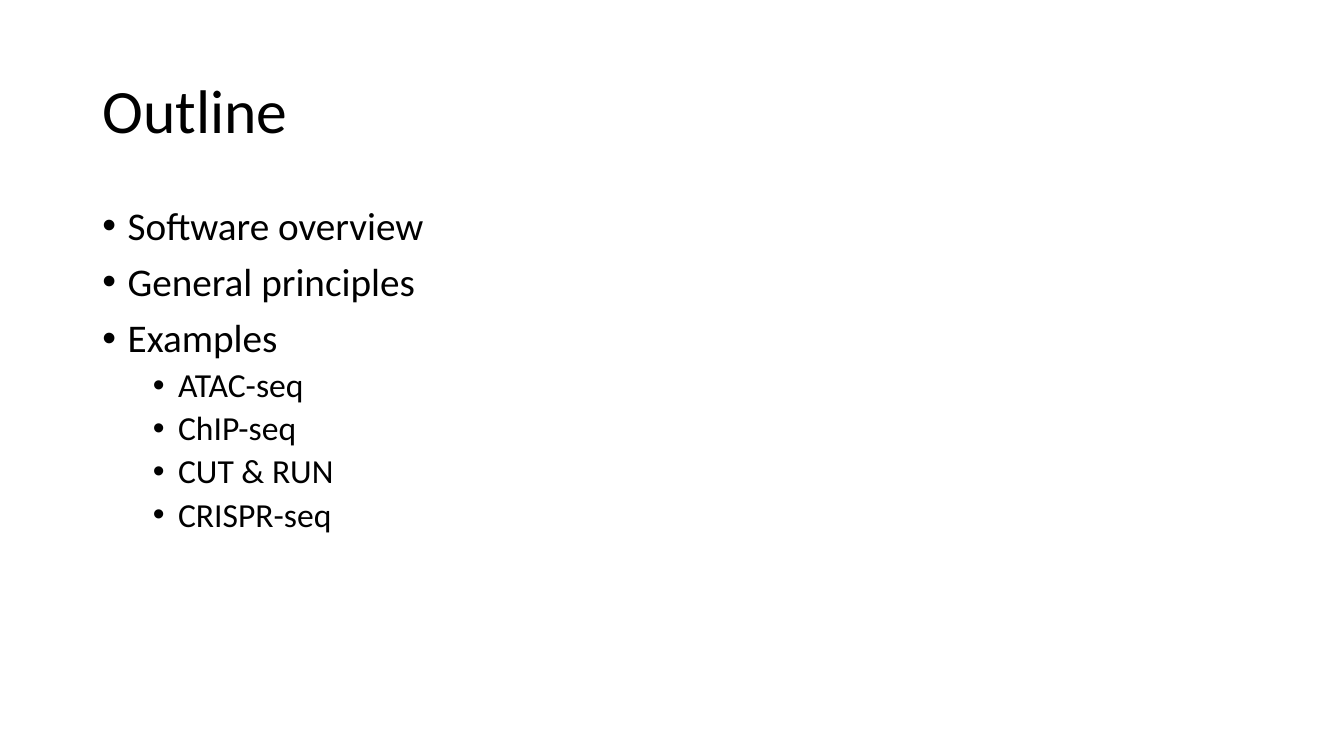
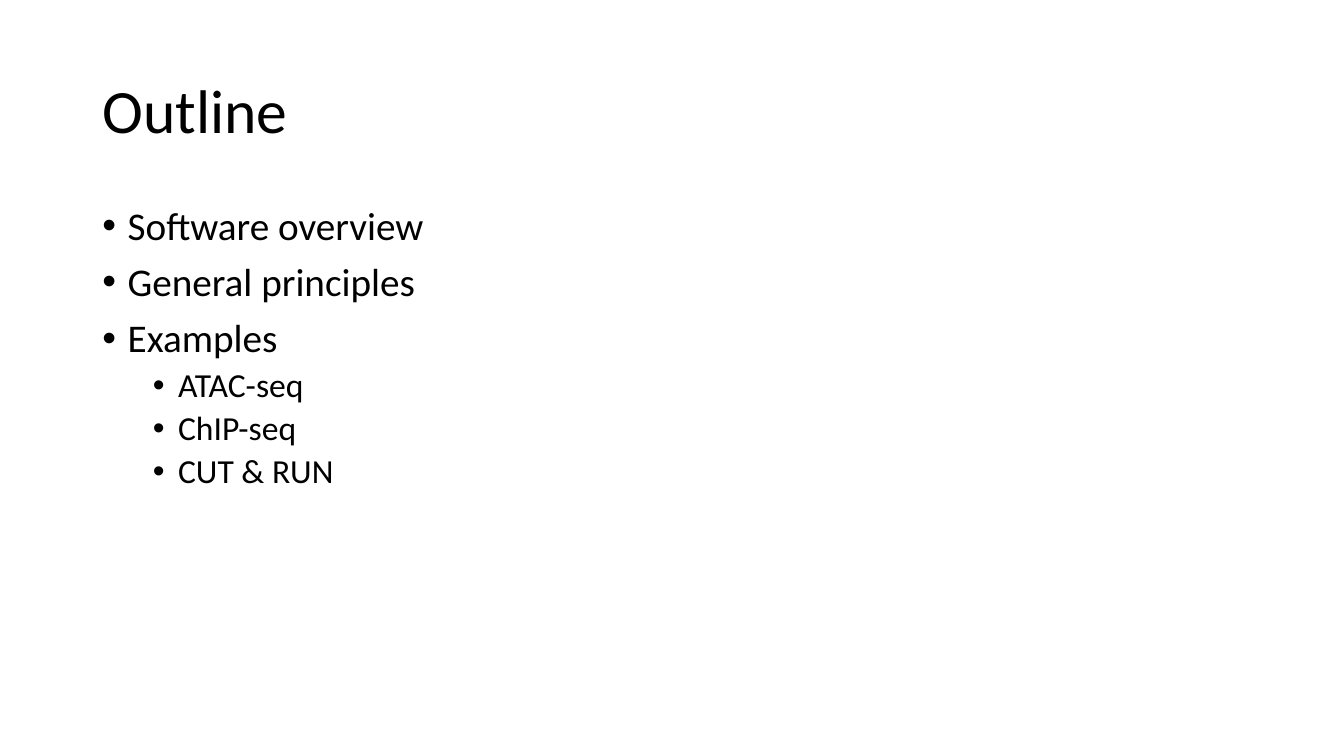
Before and after one commit to YichaoOU/HemTools, a slide deck: slide 2 of HemTools Tutorial.pptx. Drawn at 1344x756 pixels with LibreOffice and Linux fonts; fonts in the diff are those of the drawing. Boxes give left, top, right and bottom in pixels: in the first picture for what was removed or moved away, otherwise in the second. Text is boxed around its words. In the diff, an @@ line names an element or a change of style, - is before the commit and + after.

```diff
--- a/HemTools Tutorial.pptx
+++ b/HemTools Tutorial.pptx
@@ text at [178,505,331,533]: paragraph removed @@
-  • CRISPR-seq
```
Also in this commit, not shown: 1 other slide changed, 11 slides removed, 1 other file.
